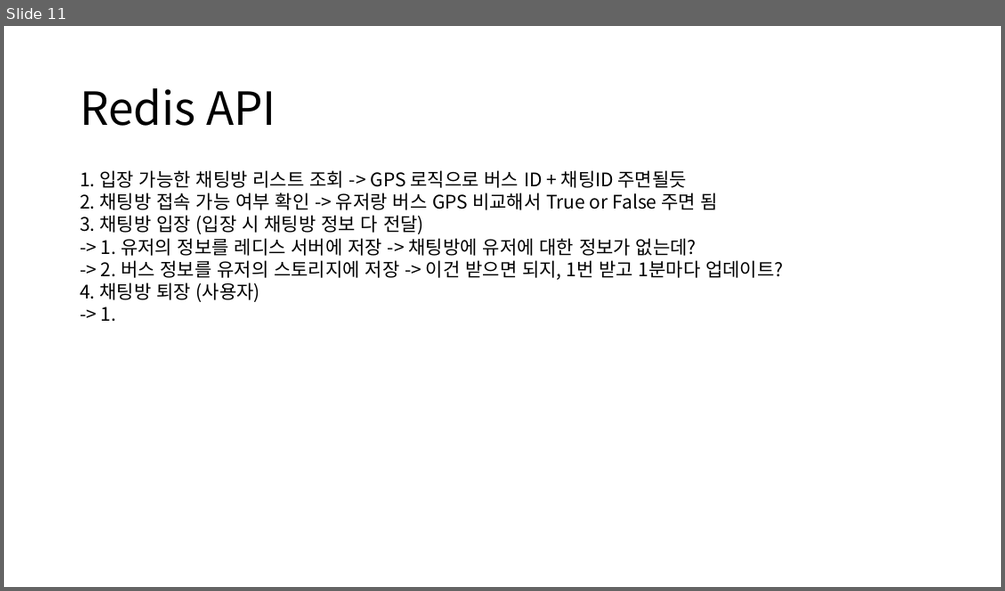
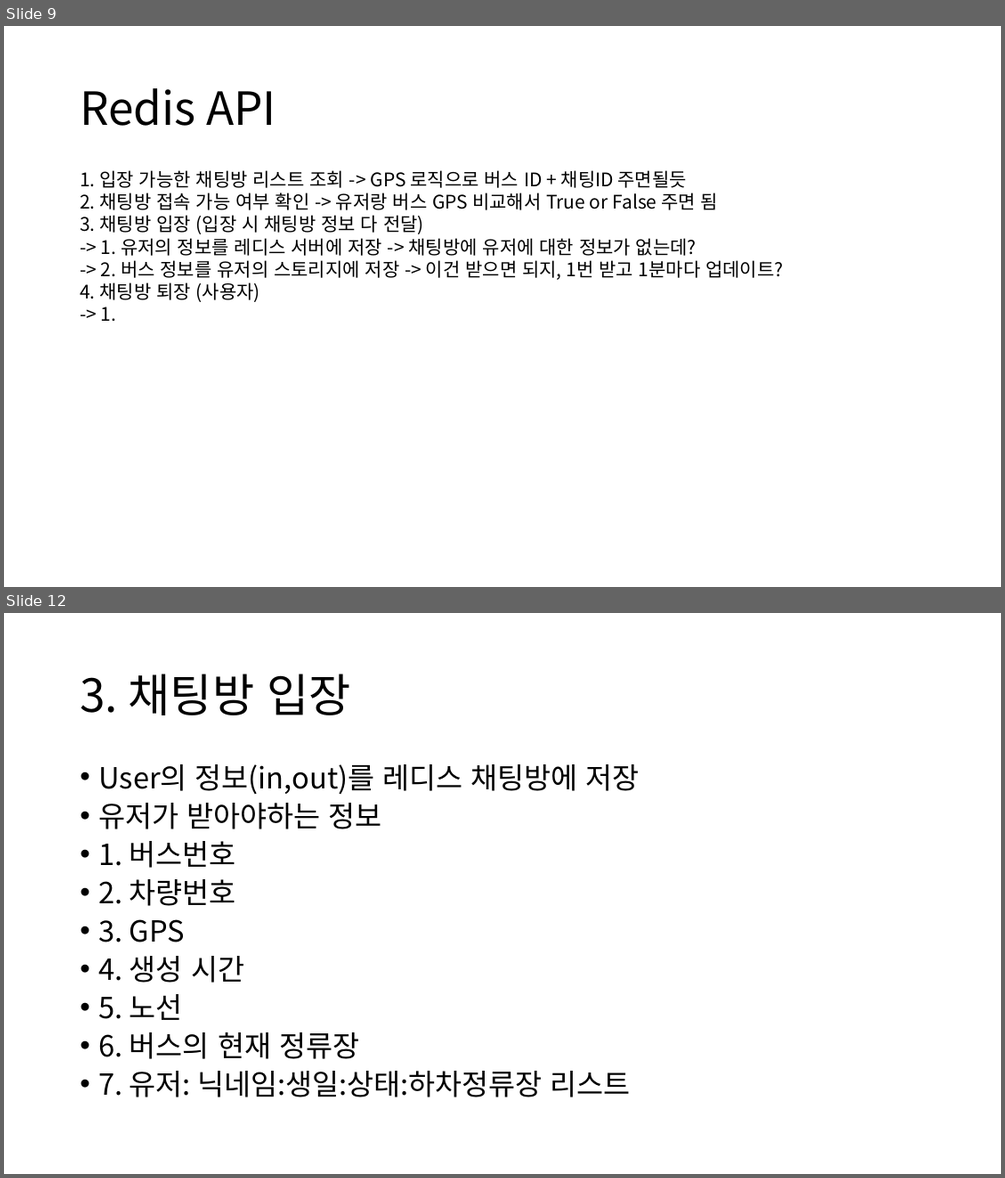
Before and after one commit to shy625/nangman-bus, a slide deck: hwi/PPT/Redis 자료구조.pptx. Shown one above the other, each under a label of ours: slide 11 before the commit, slides 9 and 12 after it; the slides between them are not shown. The pictures are 1005x591 and 1005x1178 pixels, drawn with LibreOffice and Linux fonts; fonts in the diff are those of the drawing. Boxes give left, top, right and bottom in pixels: in the first picture for what was removed or moved away, otherwise in the second. Text is boxed around its words. In the diff, an @@ line names an element or a change of style, - is before the commit and + after.

```diff
--- a/hwi/PPT/Redis 자료구조.pptx
+++ b/hwi/PPT/Redis 자료구조.pptx
@@ slide 12 added at [4,613,1001,1174], background #FFFFFF @@
@@ title added at [80,674,351,715], 44 pt, text #000000 @@
+3. 채팅방 입장
@@ text added at [98,764,639,1097], 28 pt, text #000000 @@
+• User의 정보(in,out)를 레디스 채팅방에 저장
+• 유저가 받아야하는 정보
+• 1. 버스번호
+• 2. 차량번호
+• 3. GPS
+• 4. 생성 시간
+• 5. 노선
+• 6. 버스의 현재 정류장
+• 7. 유저: 닉네임:생일:상태:하차정류장 리스트
@@ what was slide 11 is now slide 9 @@
```
Also in this commit, not shown: 3 slides changed, 4 other slides added.
